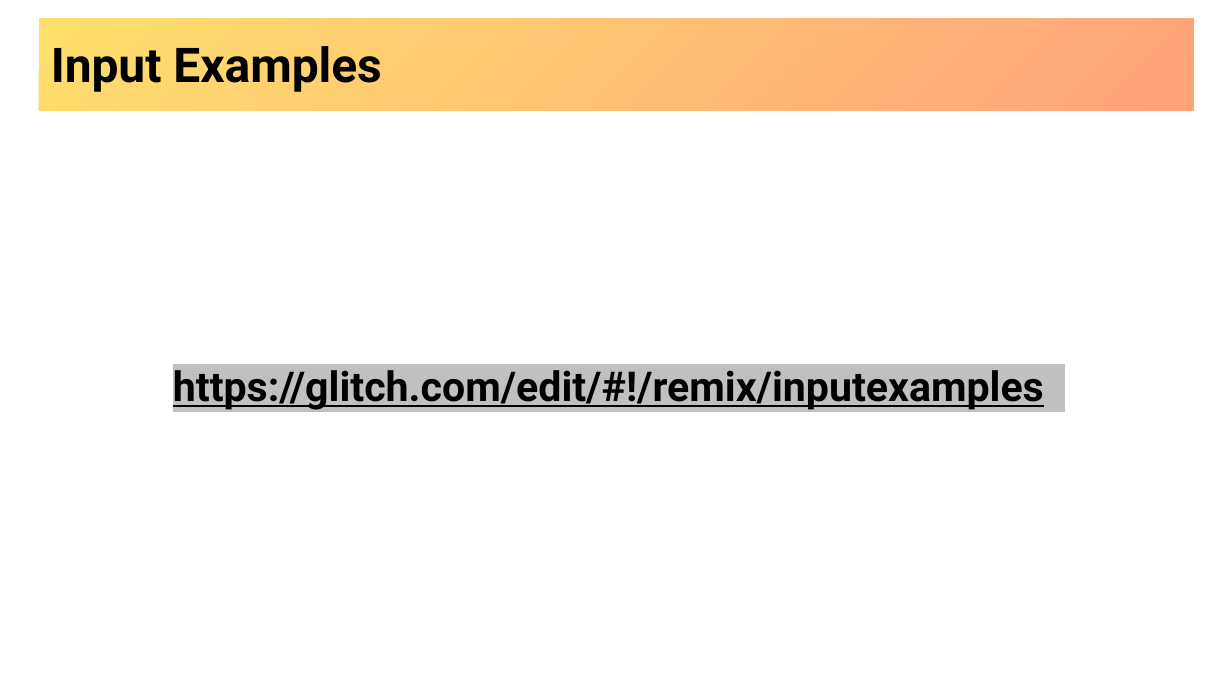
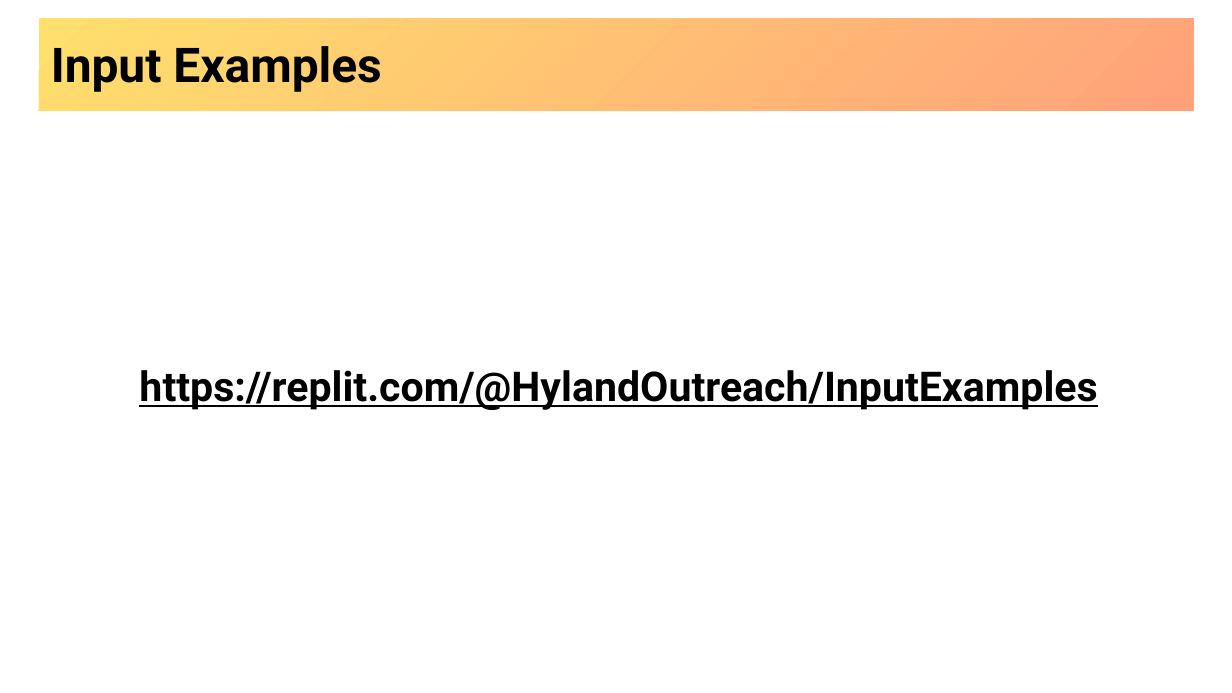
Before and after one commit to hytechclub/web-101, a slide deck: slide 14 of Week03/MoreHtmlElements.pptx. Drawn at 1232x693 pixels with LibreOffice and Linux fonts; fonts in the diff are those of the drawing; background and template pictures are left out. Boxes give left, top, right and bottom in pixels: in the first picture for what was removed or moved away, otherwise in the second. Text is boxed around its words. In the diff, an @@ line names an element or a change of style, - is before the commit and + after.

Commit message:
Revert "reapply some glitch changes"
This reverts commit a577be4958e749d99782d1e59f86bcd1357cf29e.

```diff
--- a/Week03/MoreHtmlElements.pptx
+++ b/Week03/MoreHtmlElements.pptx
@@ text at (139, 370, 1097, 410): text changed @@
-https://glitch.com/edit/#!/remix/inputexamples
+https://replit.com/@HylandOutreach/InputExamples
```
Also in this commit, not shown: 2 other slides changed, 11 other files.
